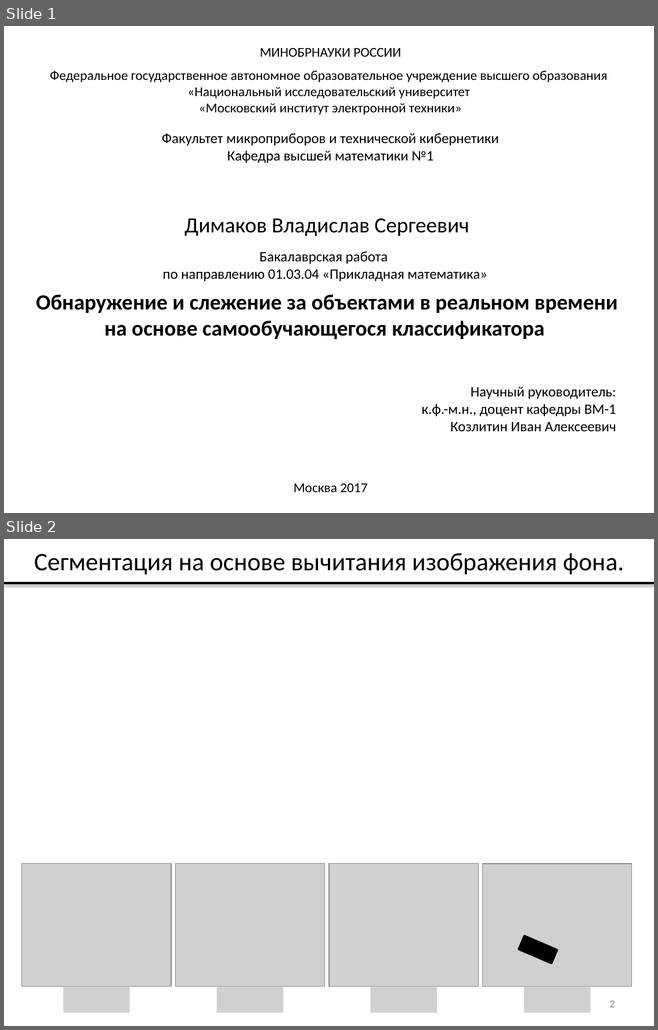
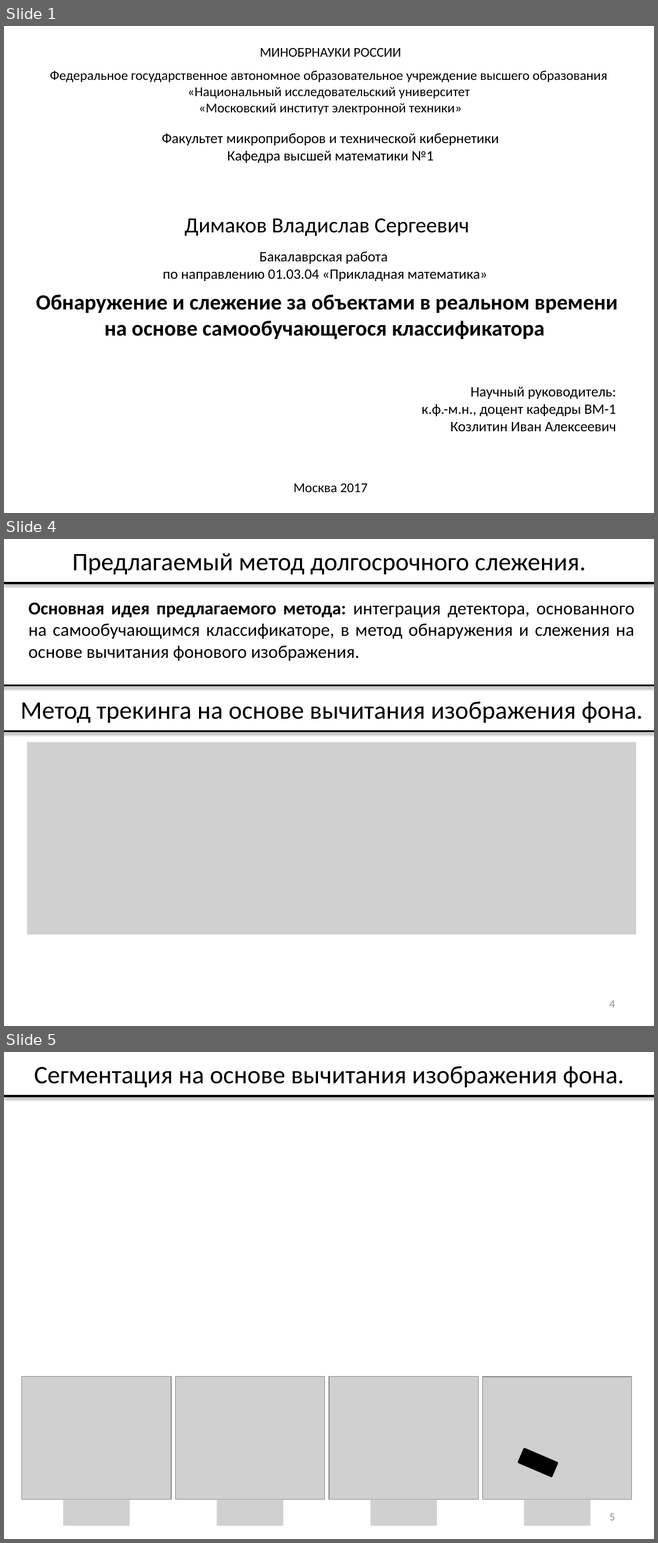
Before and after one commit to vladdimakov/cv2, a slide deck: ВКР/Презентация_Димаков_В.С._МП-40.pptx. Shown one above the other, each under a label of ours: slides 1 and 2 before the commit, slides 1, 4 and 5 after it; the slides between them are not shown. The pictures are 658x1030 and 658x1543 pixels, drawn with LibreOffice and Linux fonts; fonts in the diff are those of the drawing; grey boxes stand for pictures. Boxes give left, top, right and bottom in pixels: in the first picture for what was removed or moved away, otherwise in the second. Text is boxed around its words. In the diff, an @@ line names an element or a change of style, - is before the commit and + after.

```diff
--- a/ВКР/Презентация_Димаков_В.С._МП-40.pptx
+++ b/ВКР/Презентация_Димаков_В.С._МП-40.pptx
@@ slide 4 added at <box>4,539,654,1026</box>, background #FFFFFF @@
@@ title added at <box>72,553,585,574</box>, 28 pt, text #000000 @@
+Предлагаемый метод долгосрочного слежения.
@@ line added from (4, 583) to (654, 583), #000000 2 pt @@
@@ text added at <box>28,602,634,661</box>, 20 pt, text #000000 @@
+Основная идея предлагаемого метода: интеграция детектора, основанного на самообучающимся классификаторе, в метод обнаружения и слежения на основе вычитания фонового изображения.
@@ line added from (4, 685) to (654, 685), #000000 2 pt @@
@@ text added at <box>20,701,642,723</box>, 28 pt, text #000000 @@
+Метод трекинга на основе вычитания изображения фона.
@@ line added from (4, 732) to (654, 732), #000000 2 pt @@
@@ picture added at <box>27,743,636,935</box> @@
@@ page number added at <box>609,1001,614,1008</box>, 12 pt, text #898989 @@
+4
@@ what was slide 2 is now slide 5 @@
@@ page number at <box>609,1514,614,1521</box>: text changed @@
-2
+5
```
Also in this commit, not shown: 2 slides changed, 8 other slides added, 1 slide removed.
